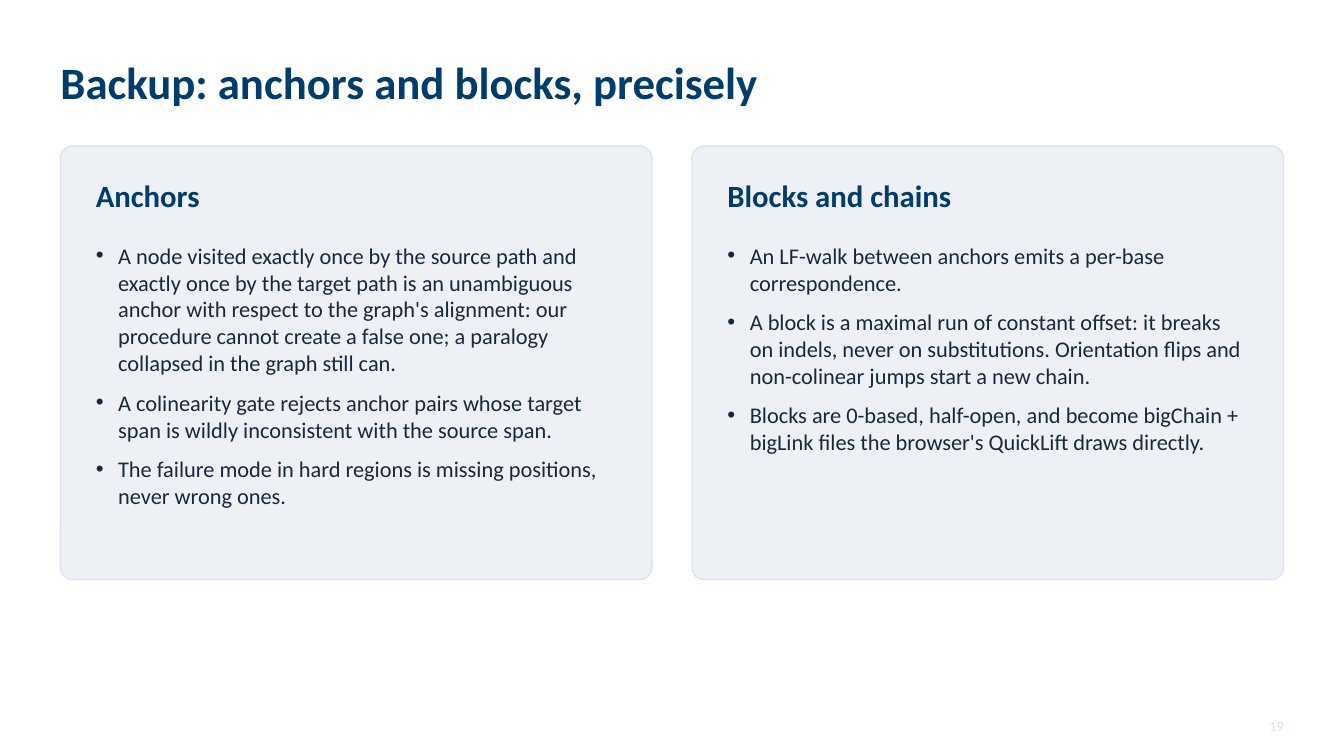
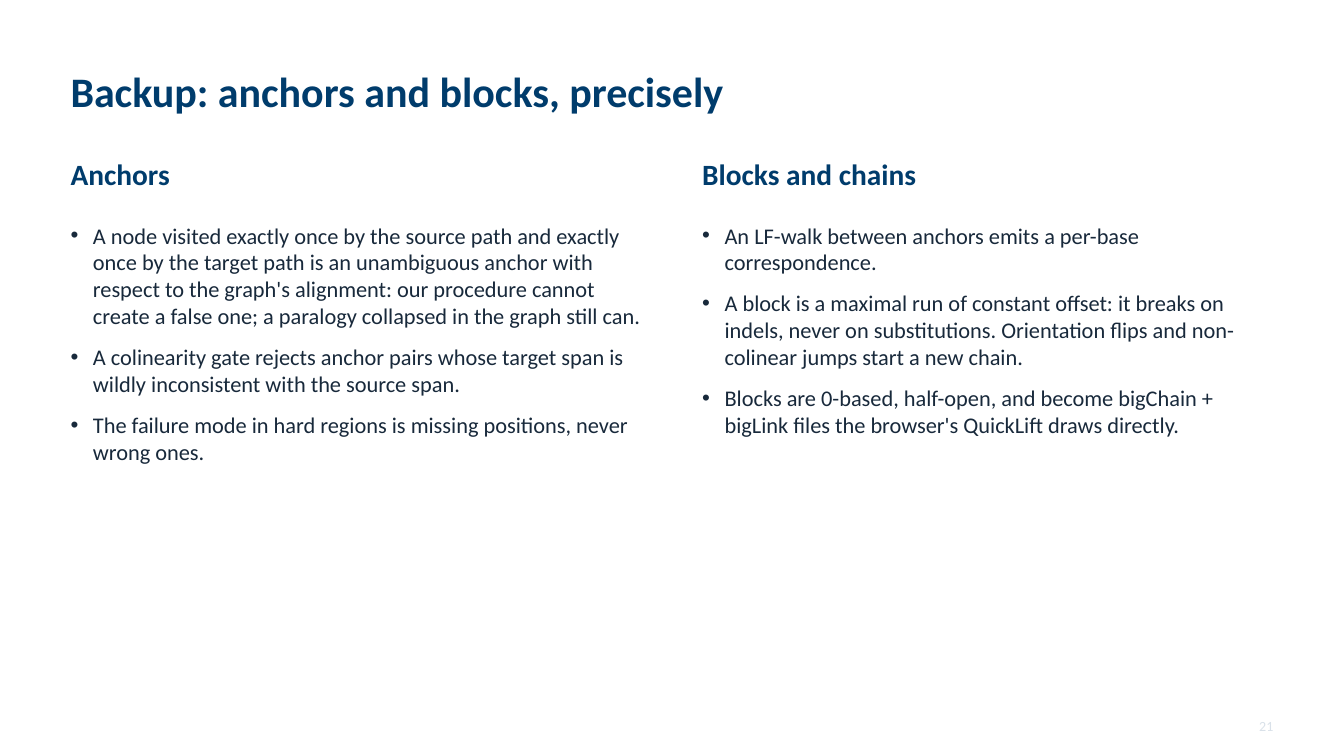
Before and after one commit to parsaeskandar/hprc_2026_poster, a slide deck: slide 21 of talk/HPRC2026_talk.pptx (slide 19 before the commit). Drawn at 1344x756 pixels with LibreOffice and Linux fonts; fonts in the diff are those of the drawing. Boxes give left, top, right and bottom in pixels: in the first picture for what was removed or moved away, otherwise in the second. Text is boxed around its words. In the diff, an @@ line names an element or a change of style, - is before the commit and + after.

Commit message:
Talk v3: challenge-first structure, brief tag-array section from the paper and WABI deck, two screen-recording scenarios with auto-embed, who-this-is-for slide, more minimal theme

```diff
--- a/talk/HPRC2026_talk.pptx
+++ b/talk/HPRC2026_talk.pptx
@@ text "Backup: anchors and blocks, precisely": place and size @@
-text "Backup: anchors and blocks, precisely" at (60, 67, 757, 106)
+text "Backup: anchors and blocks, precisely" at (71, 77, 723, 114)
@@ text "Backup: anchors and blocks, precisely" at (71, 77, 723, 114): size 32 to 30 pt @@
@@ rounded rectangle removed at (60, 146, 652, 580) @@
@@ rounded rectangle removed at (693, 146, 1285, 580) @@
@@ text "Anchors": place and size @@
-text "Anchors" at (96, 185, 200, 208)
+text "Anchors" at (71, 164, 170, 186)
@@ text "Anchors" at (71, 164, 170, 186): size 22 to 21 pt @@
@@ text "Blocks and chains" at (702, 164, 916, 186): size 22 to 21 pt @@
@@ text "Blocks and chains": place and size @@
-text "Blocks and chains" at (727, 185, 951, 208)
+text "Blocks and chains" at (702, 164, 916, 186)
@@ text "A node visited exactly once ...": place and size @@
-text "A node visited exactly once ..." at (118, 248, 597, 508)
+text "A node visited exactly once ..." at (93, 228, 640, 464)
@@ text "A node visited exactly once ..." at (93, 228, 640, 464): more space between paragraphs @@
@@ text "An LF-walk between anchors emits ..." at (725, 228, 1234, 437): more space between paragraphs @@
@@ text "An LF-walk between anchors emits ...": place and size @@
-text "An LF-walk between anchors emits ..." at (750, 248, 1240, 454)
+text "An LF-walk between anchors emits ..." at (725, 228, 1234, 437)
```
Also in this commit, not shown: 11 other slides changed, 11 slides added, 9 slides removed, 13 other files.
